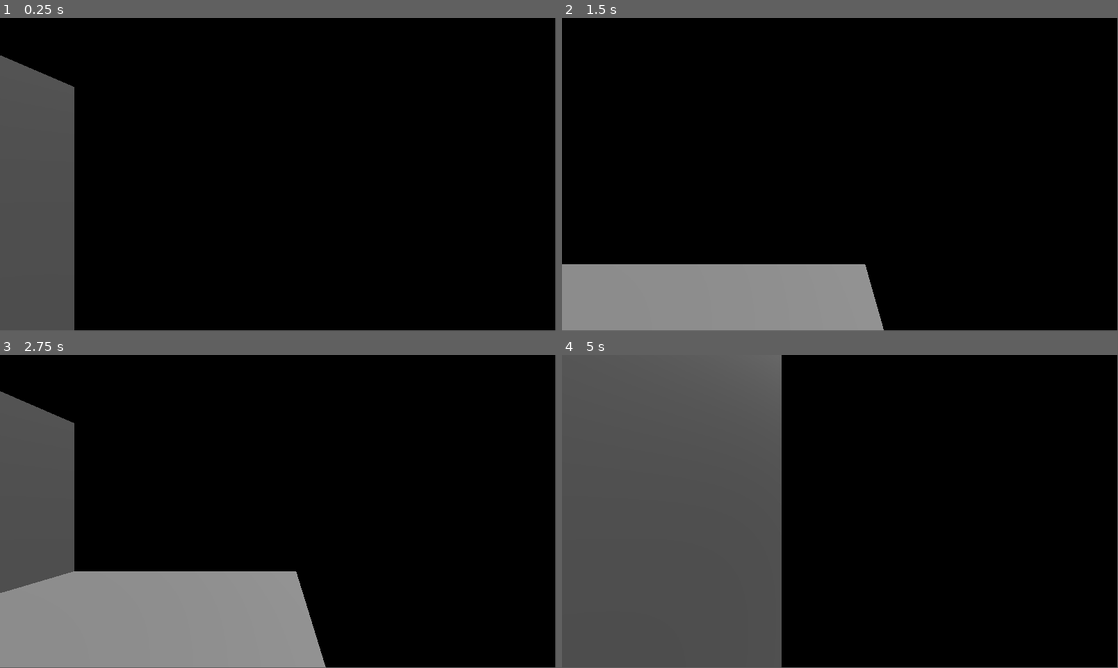
Above: before the commit, frames 1-4 (two rows, left to right).
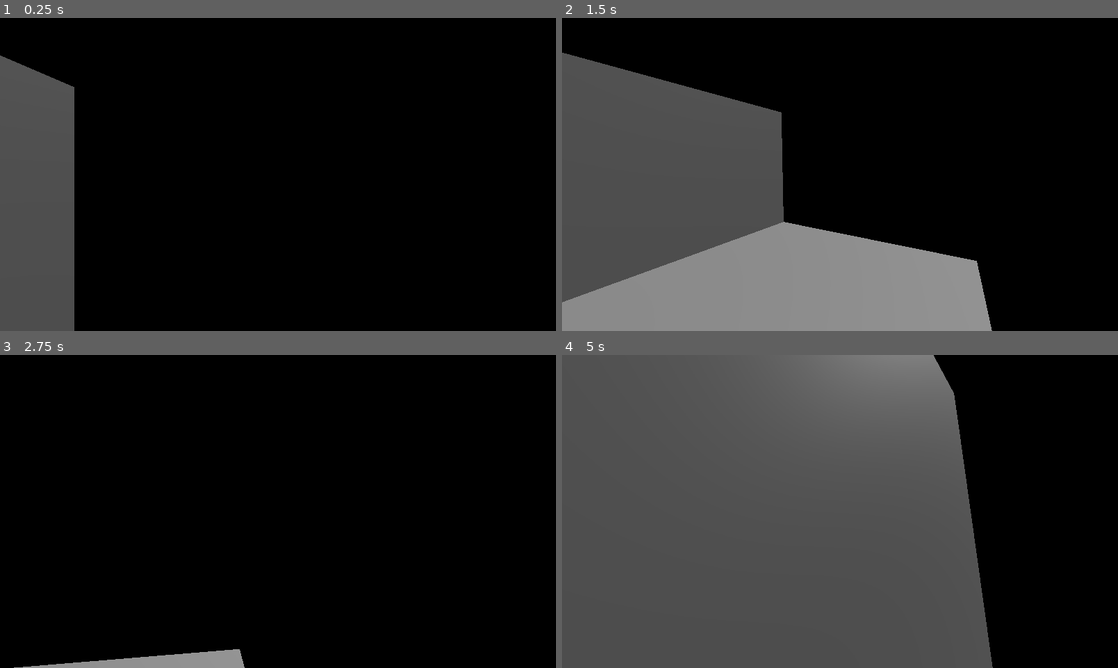
Above: after the commit, the same moments.

Repository: DrOtter3000/EscapeTheDingoDen
Game: Godot game, scene res://Levels/basic_level.tscn
Two runs of this game, one before a commit and one after it. Both use one fixed random seed, a clock stepped at 60 frames per second and the inputs below.
Inputs (mouse positions are in pixels of both pictures, inside the frame that each line leads up to):
- Up to frame 1 (0.25 s): no input
- Up to frame 2 (1.5 s): tap Enter (ui_accept) at 0.5, 0.6 s; move the mouse to (962, 158) at 0.52 s; hold D (right) 0.53-1.28 s; tap Space (jump) at 0.77, 0.8, 1.07, 1.35 s; move the mouse to (728, 190) at 1.27 s; hold S (backward) from 1.28 s (still down)
- Up to frame 3 (2.75 s): tap Space (jump) at 1.52, 1.82, 2.3 s; tap Enter (ui_accept) at 1.55, 2.1 s; move the mouse to (333, 442) at 2.02 s; release S (backward) at 2.03 s; hold D (right) from 2.03 s (still down)
- Up to frame 4 (5 s): move the mouse to (812, 574) at 2.77 s; release D (right) at 2.78 s; hold W (forward) 2.78-3.53 s; tap Enter (ui_accept) at 2.85, 4.35 s; tap Space (jump) at 3.02, 3.32, 3.6, 3.77, 4.07, 4.52, 4.82 s; move the mouse to (1006, 558) at 3.52 s; hold A (left) from 3.53 s (still down); move the mouse to (673, 464) at 4.27 s
In our replay, the window is 799x449 before the commit and 800x450 after it. These sizes can differ from the game's own. Grey fills any space a smaller window leaves; there, only what the larger window draws over its background counts as a difference.

The runs differ from the first frame. In frame 1, less than 0.1% of the frame differs, in the area x 0-14%, y 12-100%; in frame 2, 31%; in frame 3, 23%; in frame 4, 34%, in the area x 0-78%, y 0-100%.

Commit message:
make player move

Diff:
--- a/Player/player.gd
+++ b/Player/player.gd
@@ -8,13 +8,21 @@
 var gravity: float = ProjectSettings.get_setting("physics/3d/default_gravity")
 
 
+var mouse_motion := Vector2.ZERO
+
+
+func _ready() -> void:
+	Input.mouse_mode = Input.MOUSE_MODE_CAPTURED
+
+
 func _physics_process(delta: float) -> void:
+	turn_player()
 	# Add the gravity.
 	if not is_on_floor():
 		velocity.y -= gravity * delta
 
 	# Handle jump.
-	if Input.is_action_just_pressed("ui_accept") and is_on_floor():
+	if Input.is_action_just_pressed("jump") and is_on_floor():
 		velocity.y = JUMP_VELOCITY
 
 	# Get the input direction and handle the movement/deceleration.
@@ -29,3 +37,15 @@
 		velocity.z = move_toward(velocity.z, 0, SPEED)
 
 	move_and_slide()
+
+
+func _input(event: InputEvent) -> void:
+	if event is InputEventMouseMotion:
+		mouse_motion = -event.relative * 0.002
+
+
+func turn_player() -> void:
+	rotate_y(mouse_motion.x)
+	$CameraPivot.rotate_x(mouse_motion.y)
+	$CameraPivot.rotation_degrees.x = clampf($CameraPivot.rotation_degrees.x, -90, 90)
+	mouse_motion = Vector2.ZERO
--- a/Player/player.tscn
+++ b/Player/player.tscn
@@ -10,5 +10,7 @@
 [node name="CollisionShape3D" type="CollisionShape3D" parent="."]
 shape = SubResource("CapsuleShape3D_voo7q")
 
-[node name="Camera3D" type="Camera3D" parent="."]
+[node name="CameraPivot" type="Node3D" parent="."]
+
+[node name="Camera3D" type="Camera3D" parent="CameraPivot"]
 transform = Transform3D(1, 0, 0, 0, 1, 0, 0, 0, 1, 0, 0.541116, 0)
--- a/project.godot
+++ b/project.godot
@@ -14,6 +14,11 @@
 run/main_scene="res://Levels/basic_level.tscn"
 config/features=PackedStringArray("4.2", "Forward Plus")
 config/icon="res://icon.svg"
+
+[display]
+
+window/size/viewport_width=1280
+window/size/viewport_height=720
 
 [input]
 
